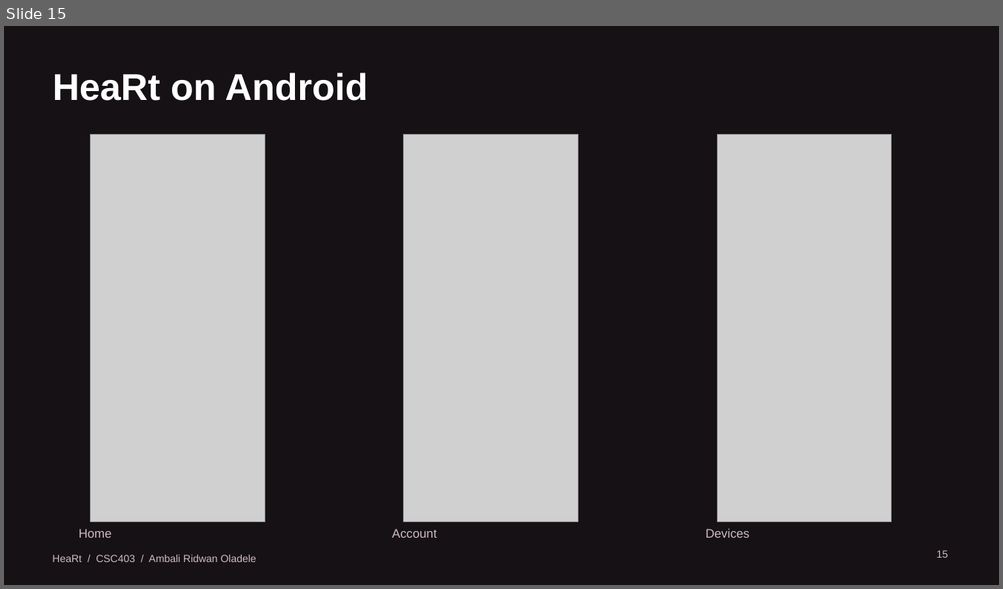
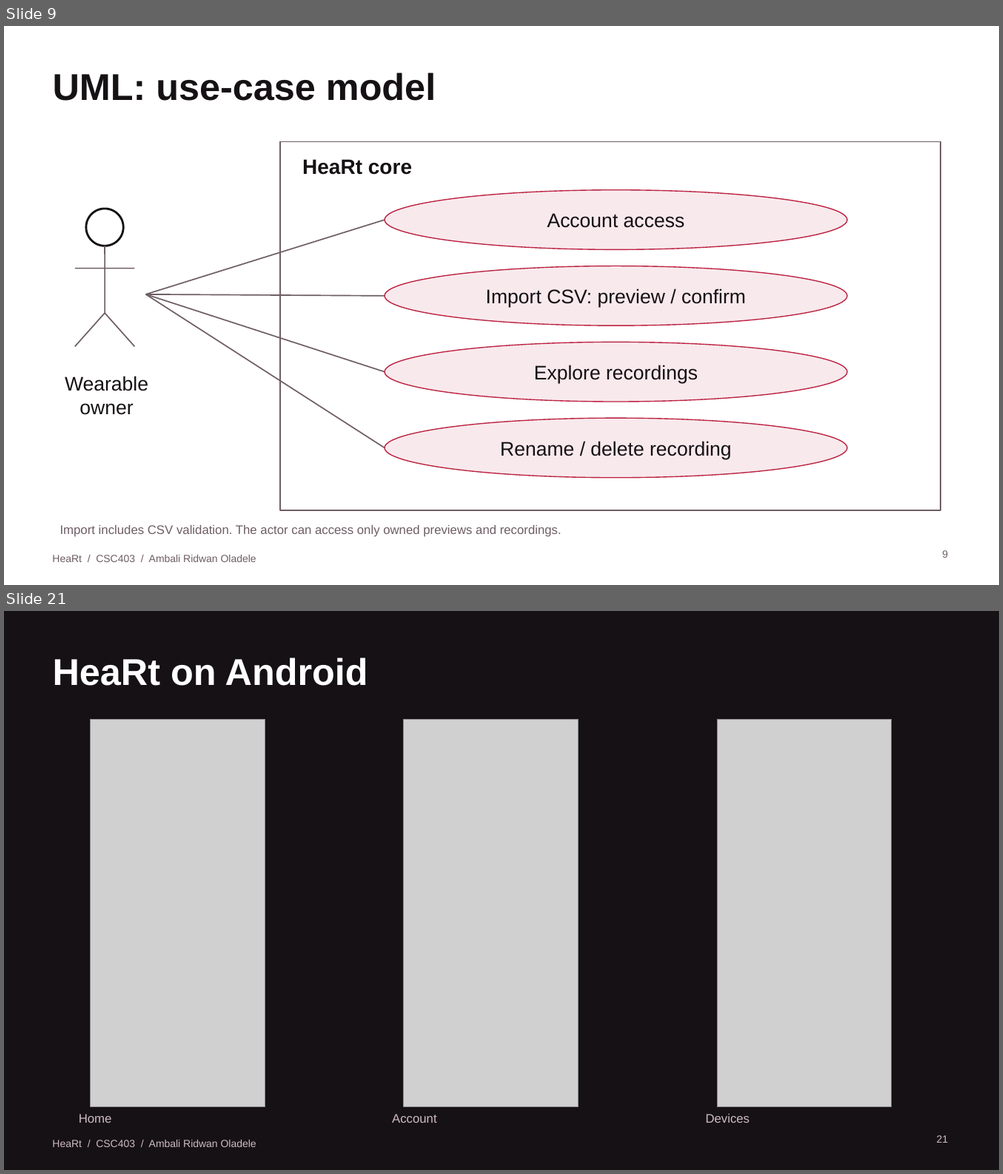
Before and after one commit to iamRed-One/heart-rate-monitor, a slide deck: docs/presentation/HeaRt-Project-Demonstration.pptx. Shown one above the other, each under a label of ours: slide 15 before the commit, slides 9 and 21 after it; the slides between them are not shown. The pictures are 1003x589 and 1003x1174 pixels, drawn with LibreOffice and Linux fonts; fonts in the diff are those of the drawing; grey boxes stand for pictures. Boxes give left, top, right and bottom in pixels: in the first picture for what was removed or moved away, otherwise in the second. Text is boxed around its words. In the diff, an @@ line names an element or a change of style, - is before the commit and + after.

Commit message:
Present project requirements and UML with Android-only demonstration

```diff
--- a/docs/presentation/HeaRt-Project-Demonstration.pptx
+++ b/docs/presentation/HeaRt-Project-Demonstration.pptx
@@ slide 9 added at <box>4,26,999,585</box>, background #FFFFFF @@
@@ title added at <box>53,73,435,101</box>, 36 pt, text #151114, bold @@
+UML: use-case model
@@ rectangle added at <box>280,141,940,511</box>, fill #FFFFFF, outline #6E5D65 1 pt @@
@@ text added at <box>302,159,412,175</box>, 20 pt, text #151114, bold @@
+HeaRt core
@@ ellipse added at <box>384,190,847,249</box>, fill #F8E9ED, outline #BC2341 1 pt @@
@@ ellipse added at <box>86,209,123,246</box>, fill #FFFFFF, outline #151114 2 pt @@
@@ line added from (146, 295) to (384, 220), #6E5D65 1.2 pt @@
@@ text added at <box>547,213,685,228</box>, 19 pt, text #151114 @@
+Account access
@@ line added from (105, 246) to (105, 313), #6E5D65 1.2 pt @@
@@ line added from (75, 269) to (134, 269), #6E5D65 1.2 pt @@
@@ ellipse added at <box>384,266,847,326</box>, fill #F8E9ED, outline #BC2341 1 pt @@
@@ text added at <box>486,289,745,307</box>, 19 pt, text #151114 @@
+Import CSV: preview / confirm
@@ line added from (75, 347) to (105, 313), #6E5D65 1.2 pt @@
@@ line added from (105, 313) to (134, 347), #6E5D65 1.2 pt @@
@@ line added from (146, 295) to (384, 296), #6E5D65 1.2 pt @@
@@ line added from (146, 295) to (384, 372), #6E5D65 1.2 pt @@
@@ line added from (146, 295) to (384, 449), #6E5D65 1.2 pt @@
@@ ellipse added at <box>384,342,847,402</box>, fill #F8E9ED, outline #BC2341 1 pt @@
@@ text added at <box>65,376,148,415</box>, 19 pt, text #151114 @@
+Wearable
+owner
@@ text added at <box>534,365,697,383</box>, 19 pt, text #151114 @@
+Explore recordings
@@ ellipse added at <box>384,418,847,478</box>, fill #F8E9ED, outline #BC2341 1 pt @@
@@ text added at <box>500,441,731,460</box>, 19 pt, text #151114 @@
+Rename / delete recording
@@ text added at <box>60,526,561,537</box>, 12 pt, text #6E5D65 @@
+Import includes CSV validation. The actor can access only owned previews and recordings.
@@ text added at <box>52,555,256,562</box>, 10 pt, text #6E5D65 @@
+HeaRt / CSC403 / Ambali Ridwan Oladele
@@ page number added at <box>942,551,948,558</box>, 10 pt, text #6E5D65 @@
+9
@@ what was slide 15 is now slide 21 @@
@@ page number at <box>936,1136,948,1143</box>: text changed @@
-15
+21
```
Also in this commit, not shown: 2 slides changed, 18 other slides added, 13 slides removed, 10 other files.
